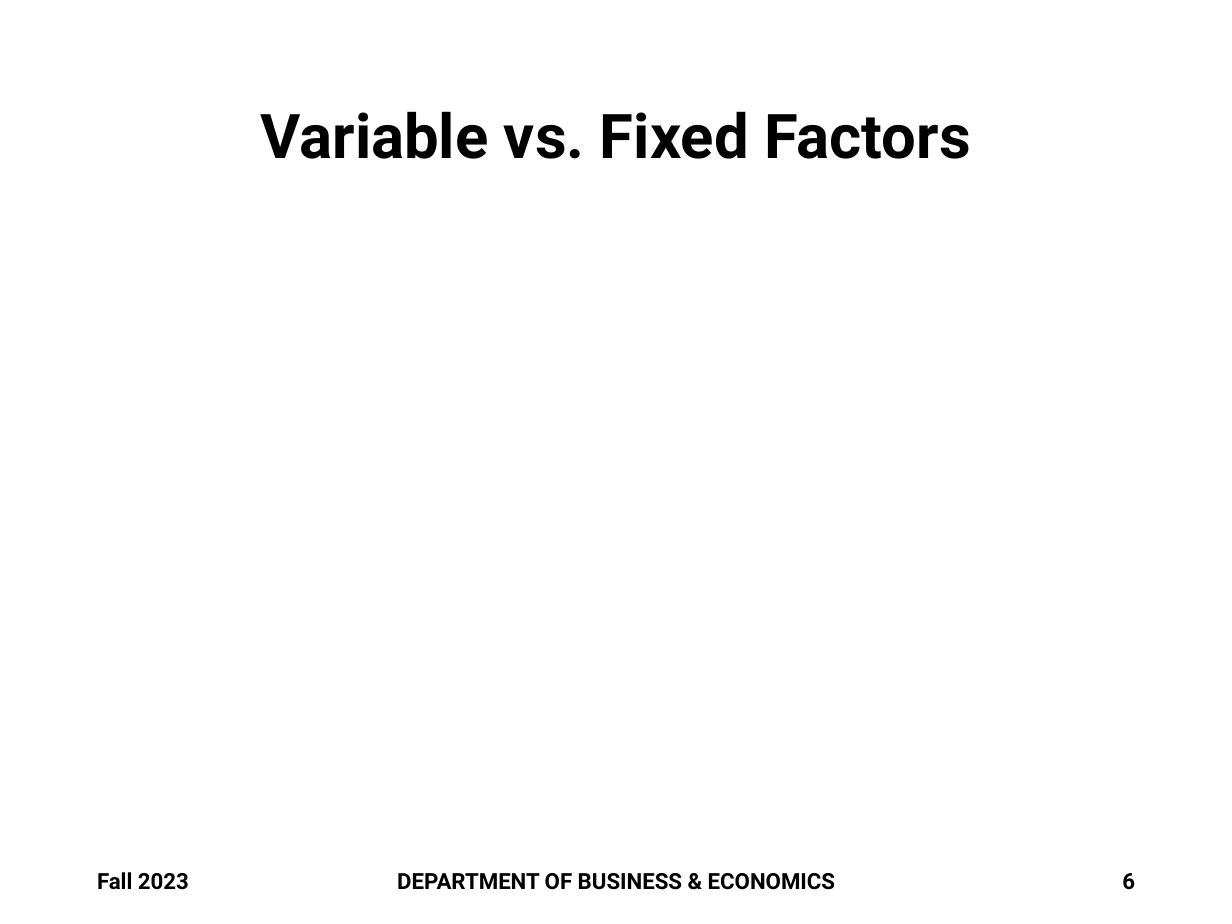
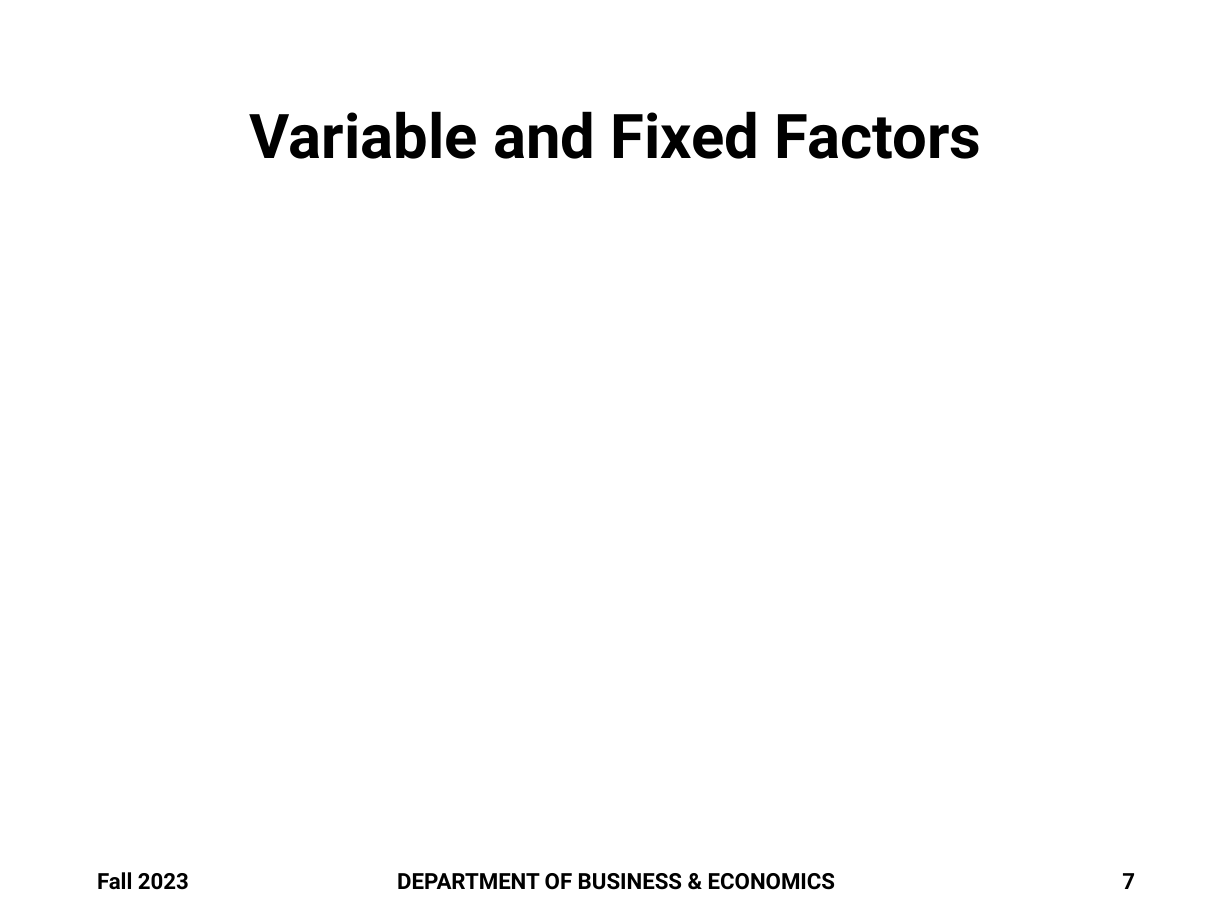
Before and after one commit to brianhwpark/brianhwpark.github.io, a slide deck: slide 7 of files/teaching-resources/monmouthcollege-econ-300/ECON300-LEC17.pptx (slide 6 before the commit). Drawn at 1232x924 pixels with LibreOffice and Linux fonts; fonts in the diff are those of the drawing; grey boxes stand for pictures; background and template pictures are left out. Boxes give left, top, right and bottom in pixels: in the first picture for what was removed or moved away, otherwise in the second. Text is boxed around its words. In the diff, an @@ line names an element or a change of style, - is before the commit and + after.

```diff
--- a/files/teaching-resources/monmouthcollege-econ-300/ECON300-LEC17.pptx
+++ b/files/teaching-resources/monmouthcollege-econ-300/ECON300-LEC17.pptx
@@ title at (x1=250, y1=111, x2=982, y2=159): text changed @@
-Variable vs. Fixed Factors
+Variable and Fixed Factors
@@ page number at (x1=1122, y1=873, x2=1135, y2=889): text changed @@
-6
+7
```
Also in this commit, not shown: 7 other slides changed, 2 slides added, 3 other files.
